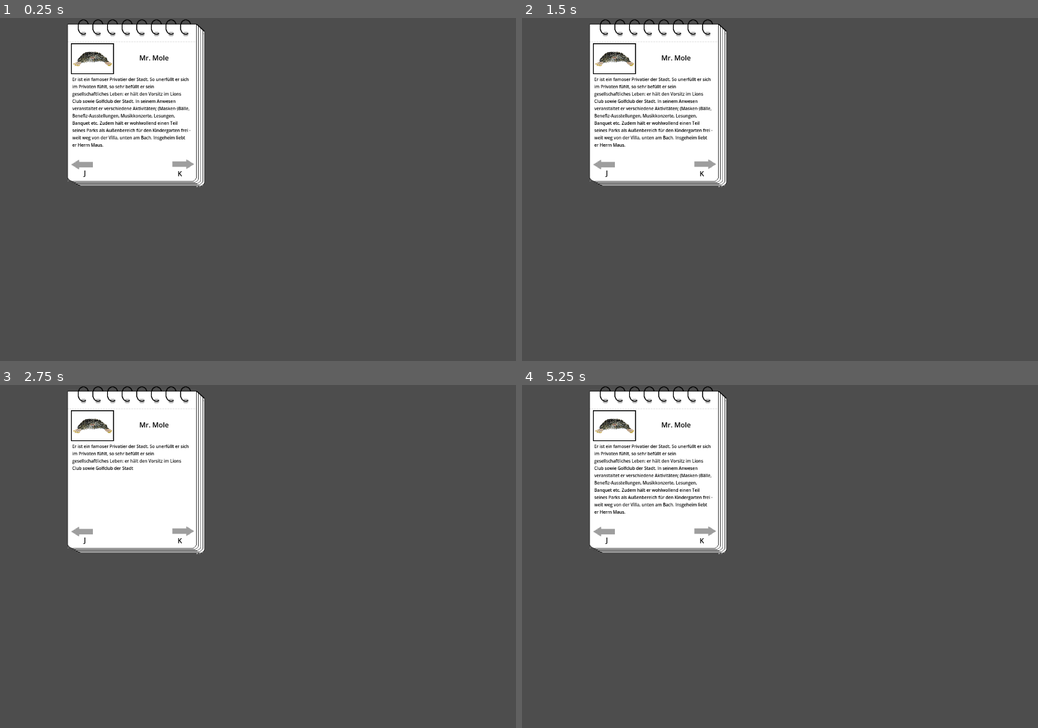
Above: before the commit, frames 1-4 (two rows, left to right).
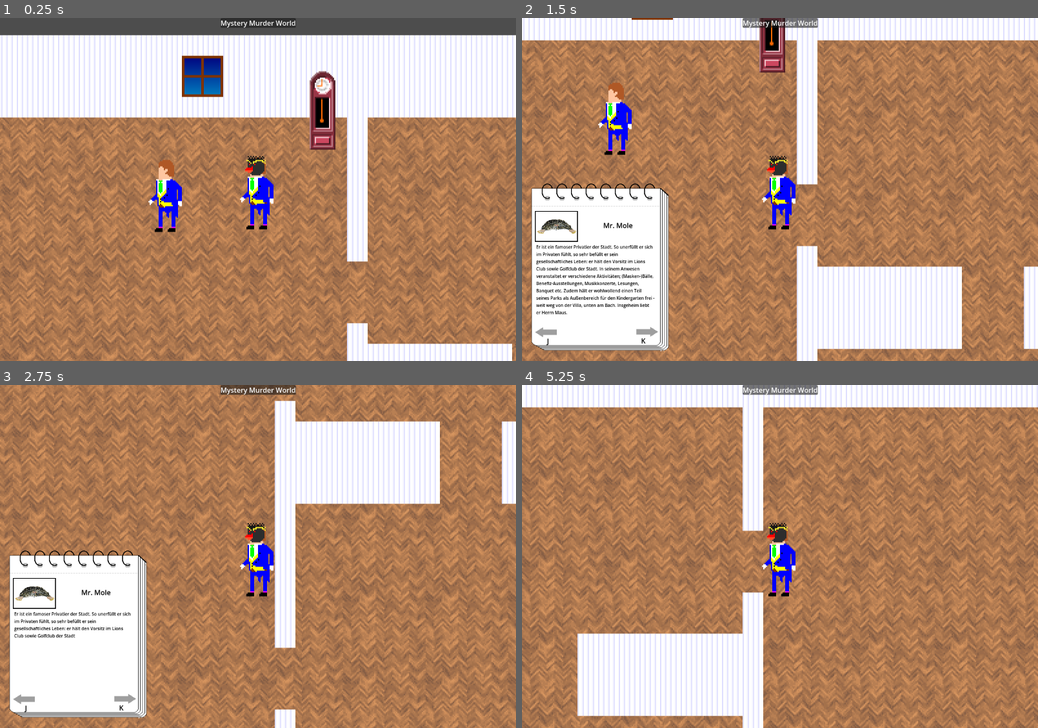
Above: after the commit, the same moments.

Repository: gartenschlaefer/mmmmm
Game: Godot game, scene res://scenes/mystery_murder_world.tscn
Same seed, same stepped clock (60 frames per second), same inputs: the game is played once before the commit and once after it. Before the commit the project starts from res://scenes/notepage.tscn.
Inputs:
- Up to frame 1 (0.25 s): no input
- Up to frame 2 (1.5 s): tap Enter at 0.5 s; hold D (right) 0.53-1.28 s; tap Tab (toggle_notes) at 0.6 s; tap Space at 1.25 s; hold S (down) from 1.28 s (still down); tap X (interact) at 1.35 s
- Up to frame 3 (2.75 s): tap Tab (toggle_notes) at 1.55, 2.3 s; release S (down) at 2.03 s; hold D (right) from 2.03 s (still down); tap K (next_page) at 2.1 s
- Up to frame 4 (5.25 s): tap Enter at 2.75 s; release D (right) at 2.78 s; hold W (up) 2.78-3.53 s; tap J (prev_page) at 2.85 s; tap Tab (toggle_notes) at 3.05, 3.6, 4.35 s; hold A (left) 3.53-5.03 s; hold S (down) from 5.03 s (still down); tap X (interact) at 5.1 s

The runs differ from the first frame. In frame 1, 93% of the frame differs, in the area x 0-100%, y 0-100%; in frame 2, 99%; in frame 3, 100%; in frame 4, 99%.

Commit message:
added notebook controls

Diff:
--- a/project.godot
+++ b/project.godot
@@ -15,7 +15,7 @@
 [application]
 
 config/name="MMMMM"
-run/main_scene="uid://bmvqay3t0brlc"
+run/main_scene="uid://b7thjt7rptns5"
 config/features=PackedStringArray("4.6", "Forward Plus")
 config/icon="res://art/icon.svg"
 
--- a/scenes/mystery_murder_world.tscn
+++ b/scenes/mystery_murder_world.tscn
@@ -3,12 +3,13 @@
 [ext_resource type="Script" uid="uid://tw3w7ty80xya" path="res://scripts/mystery_murder_world.gd" id="1_qiau5"]
 [ext_resource type="Texture2D" uid="uid://dsoeb3h3mx354" path="res://art/interior/parkett_tile.png" id="2_5x8ul"]
 [ext_resource type="Texture2D" uid="uid://dxark1dk65mir" path="res://art/interior/pendulum clock.png" id="2_eoph2"]
-[ext_resource type="PackedScene" uid="uid://dep05ji8y74ox" path="res://scenes/DetectiveCharacter.tscn" id="2_lka24"]
+[ext_resource type="PackedScene" uid="uid://df8xv1nmmg3vu" path="res://scenes/DetectiveCharacter.tscn" id="2_lka24"]
 [ext_resource type="Texture2D" uid="uid://ye4oaxd1xixs" path="res://art/interior/window.png" id="5_gynhn"]
 [ext_resource type="TileSet" uid="uid://cyffe4ui6ol81" path="res://art/interior/floor_tilemap.tres" id="5_m2k0q"]
 [ext_resource type="Texture2D" uid="uid://cuirey8ja08ki" path="res://art/interior/wallpaper.png" id="6_1fv0o"]
 [ext_resource type="Texture2D" uid="uid://bmc10csdeqabk" path="res://art/interior/wall_above.png" id="6_7x5hx"]
 [ext_resource type="Texture2D" uid="uid://c2p7tlobnvc7n" path="res://art/character/gentleman.png" id="9_schnp"]
+[ext_resource type="PackedScene" uid="uid://bmvqay3t0brlc" path="res://scenes/notepage.tscn" id="10_7x5hx"]
 
 [sub_resource type="TileSetAtlasSource" id="TileSetAtlasSource_wvpsb"]
 texture = ExtResource("6_1fv0o")
@@ -64,6 +65,9 @@
 layout_mode = 2
 text = "Mystery Murder World"
 
+[node name="notepage" parent="hud" unique_id=653591928 instance=ExtResource("10_7x5hx")]
+visible = false
+
 [node name="Floor" type="TextureRect" parent="." unique_id=1066346187]
 visible = false
 offset_left = 256.0
--- a/scenes/notepage.tscn
+++ b/scenes/notepage.tscn
@@ -8,56 +8,49 @@
 [sub_resource type="StyleBoxFlat" id="StyleBoxFlat_t2tca"]
 bg_color = Color(0, 0, 0, 1)
 
-[node name="notepage" type="Node" unique_id=653591928]
+[node name="notepage" type="Control" unique_id=123220286]
+layout_mode = 3
+anchors_preset = 2
+anchor_top = 1.0
+anchor_bottom = 1.0
+grow_vertical = 0
 script = ExtResource("1_nqsnd")
 
-[node name="notepadSprite" type="Sprite2D" parent="." unique_id=1703736057]
-position = Vector2(316, 191.5)
+[node name="notepadSprite" type="TextureRect" parent="." unique_id=548723781]
+layout_mode = 0
+offset_left = 21.0
+offset_top = -430.0
+offset_right = 341.0
+offset_bottom = 20.0
 scale = Vector2(1, 0.9088889)
 texture = ExtResource("1_2vjex")
 
-[node name="right_arrow" type="TextureRect" parent="." unique_id=1046965108]
-offset_left = 401.0
-offset_top = 330.0
-offset_right = 451.0
-offset_bottom = 353.0
-texture = ExtResource("2_nqsnd")
-
-[node name="Label" type="Label" parent="right_arrow" unique_id=1388404117]
-top_level = true
+[node name="left_arrow" type="TextureRect" parent="." unique_id=1750002782]
 layout_mode = 0
-offset_left = 399.0
-offset_top = 351.0
-offset_right = 439.0
-offset_bottom = 374.0
-theme_override_colors/font_color = Color(0, 0, 0, 1)
-text = "K"
-horizontal_alignment = 1
-
-[node name="left_arrow" type="TextureRect" parent="." unique_id=1750002782]
-offset_left = 166.0
-offset_top = 331.0
-offset_right = 216.0
-offset_bottom = 354.0
+offset_left = 31.0
+offset_top = -78.0
+offset_right = 81.0
+offset_bottom = -55.0
 texture = ExtResource("2_nqsnd")
 flip_h = true
 
 [node name="Label" type="Label" parent="left_arrow" unique_id=269723872]
 top_level = true
 layout_mode = 0
-offset_left = 178.0
-offset_top = 350.0
-offset_right = 218.0
-offset_bottom = 373.0
+offset_left = 41.0
+offset_top = 742.0
+offset_right = 81.0
+offset_bottom = 765.0
 theme_override_colors/font_color = Color(0, 0, 0, 1)
 text = "J"
 horizontal_alignment = 1
 
 [node name="CharacterIconContainer" type="PanelContainer" parent="." unique_id=54293734]
-offset_left = 165.0
-offset_top = 59.0
-offset_right = 265.0
-offset_bottom = 131.0
+layout_mode = 0
+offset_left = 30.0
+offset_top = -350.0
+offset_right = 130.0
+offset_bottom = -278.0
 theme_override_styles/panel = SubResource("StyleBoxFlat_t2tca")
 
 [node name="CharacterIconMarginContainer" type="MarginContainer" parent="CharacterIconContainer" unique_id=1672361258]
@@ -72,24 +65,50 @@
 texture = ExtResource("3_pluw0")
 expand_mode = 2
 
-[node name="Character_Descriptions" type="Node" parent="." unique_id=1620298504]
+[node name="Character_Descriptions" type="Control" parent="." unique_id=1953794538]
+layout_mode = 1
+anchors_preset = 2
+anchor_top = 1.0
+anchor_bottom = 1.0
+grow_vertical = 0
 
 [node name="MainDescription" type="Label" parent="Character_Descriptions" unique_id=1721731779]
-offset_left = 168.0
-offset_top = 136.0
-offset_right = 446.0
-offset_bottom = 321.0
+layout_mode = 0
+offset_left = 33.0
+offset_top = -273.0
+offset_right = 311.0
+offset_bottom = -88.0
 theme_override_colors/font_color = Color(0, 0, 0, 1)
 theme_override_font_sizes/font_size = 10
 text = "Er ist ein famoser Privatier der Stadt. So unerfüllt er sich im Privaten fühlt, so sehr befüllt er sein gesells …(381 unchanged characters)…
 autowrap_mode = 2
 
 [node name="TopDescription" type="Label" parent="Character_Descriptions" unique_id=952005880]
-offset_left = 267.0
-offset_top = 63.0
-offset_right = 451.0
-offset_bottom = 123.0
+layout_mode = 0
+offset_left = 132.0
+offset_top = -346.0
+offset_right = 316.0
+offset_bottom = -286.0
 theme_override_colors/font_color = Color(0, 0, 0, 1)
 text = "Mr. Mole"
 horizontal_alignment = 1
 vertical_alignment = 1
+
+[node name="right_arrow" type="TextureRect" parent="Character_Descriptions" unique_id=1046965108]
+layout_mode = 0
+offset_left = 266.0
+offset_top = -79.0
+offset_right = 316.0
+offset_bottom = -56.0
+texture = ExtResource("2_nqsnd")
+
+[node name="Label" type="Label" parent="Character_Descriptions/right_arrow" unique_id=1388404117]
+top_level = true
+layout_mode = 0
+offset_left = 263.0
+offset_top = 741.0
+offset_right = 303.0
+offset_bottom = 764.0
+theme_override_colors/font_color = Color(0, 0, 0, 1)
+text = "K"
+horizontal_alignment = 1
--- a/scripts/mystery_murder_world.gd
+++ b/scripts/mystery_murder_world.gd
@@ -2,9 +2,13 @@
 # mystery murder world
 
 class_name MysteryMurderWorld extends Node2D
+@onready var notepage: Control = $hud/notepage
 
 signal win_condition
 
+func _process(delta: float) -> void:
+	if(Input.is_action_just_pressed("toggle_notes")):
+		notepage.visible = !notepage.visible
 
 func check_win_condtion():
 
